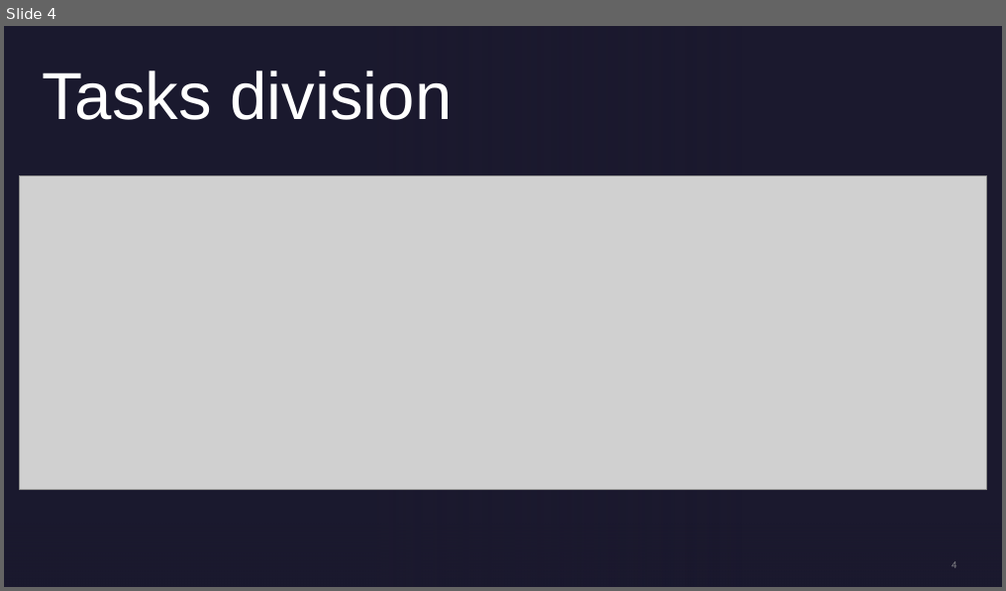
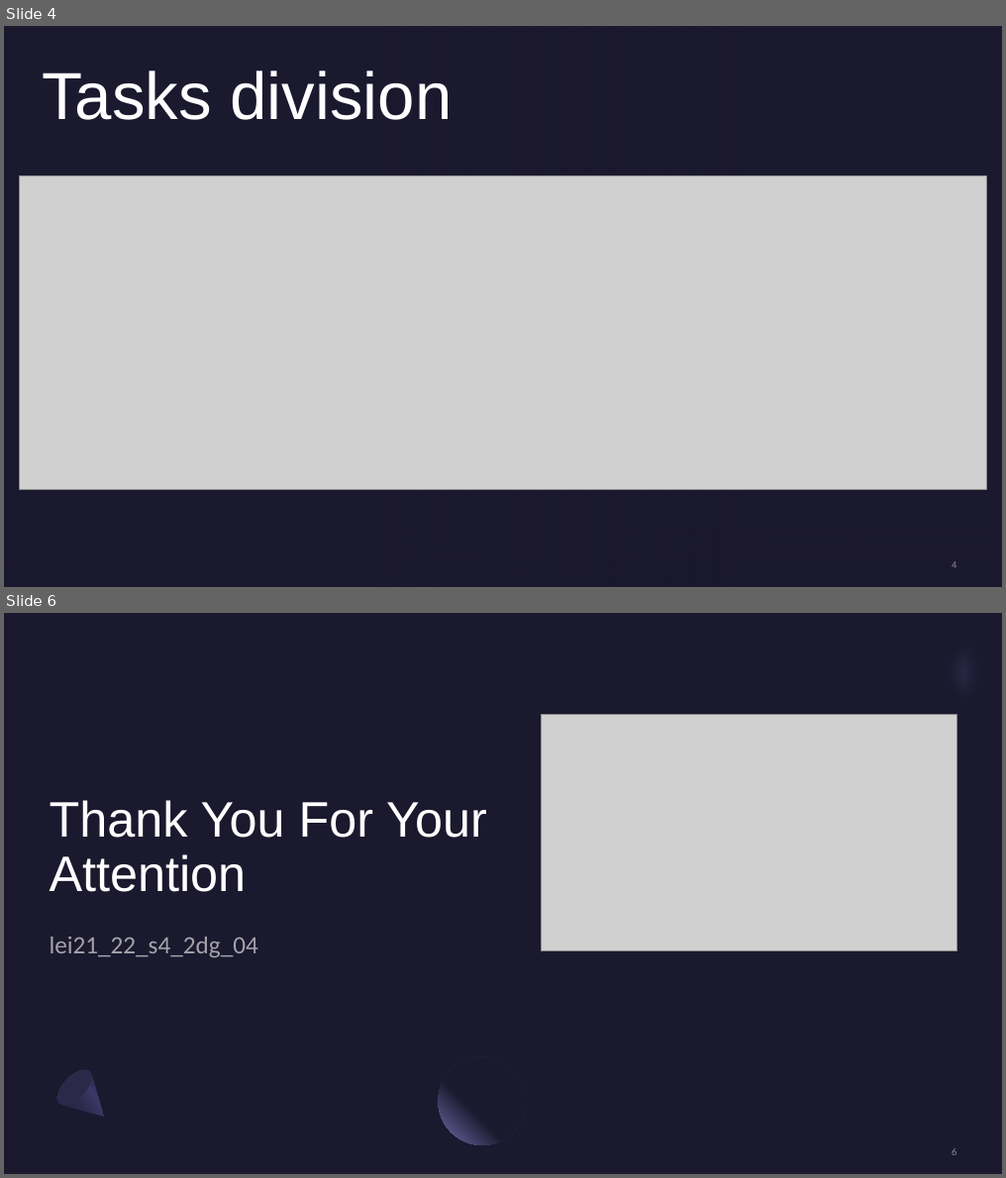
Before and after one commit to LourencoMelo/ISEP-EAPLI, a slide deck: eapli.base/docs/1191419/US9002/US9002PP.pptx. Shown one above the other, each under a label of ours: slide 4 before the commit, slides 4 and 6 after it; the slides between them are not shown. The pictures are 1006x591 and 1006x1178 pixels, drawn with LibreOffice and Linux fonts; fonts in the diff are those of the drawing; grey boxes stand for pictures; background and template pictures are left out. Boxes give left, top, right and bottom in pixels: in the first picture for what was removed or moved away, otherwise in the second. Text is boxed around its words. In the diff, an @@ line names an element or a change of style, - is before the commit and + after.

```diff
--- a/eapli.base/docs/1191419/US9002/US9002PP.pptx
+++ b/eapli.base/docs/1191419/US9002/US9002PP.pptx
@@ slide 6 added at [4, 613, 1002, 1174], background #1B192E @@
@@ freeform shape added at [909, 613, 1002, 735], fill #7771B2 at 40% opacity @@
@@ ellipse added at [957, 697, 991, 731], fill #1B192E @@
@@ picture added at [541, 715, 957, 951] @@
@@ title added at [50, 800, 487, 892], 48 pt, text #FFFFFF @@
+Thank You For Your Attention
@@ subtitle added at [50, 937, 258, 959], 24 pt, text #FFFFFF at 60% opacity @@
+lei21_22_s4_2dg_04
@@ ellipse added at [439, 1058, 527, 1146], fill gradient #1B192E to #7771B2 @@
@@ freeform shape added at [52, 1064, 119, 1133], fill gradient #2C284A to #3C3867 to #1B192E @@
@@ ellipse added at [52, 1064, 99, 1112], fill #2C284A @@
@@ page number added at [951, 1149, 956, 1156], 10 pt, text #A6A6A6 at 80% opacity @@
+6
```
Also in this commit, not shown: 2 slides changed, 6 slides removed.
